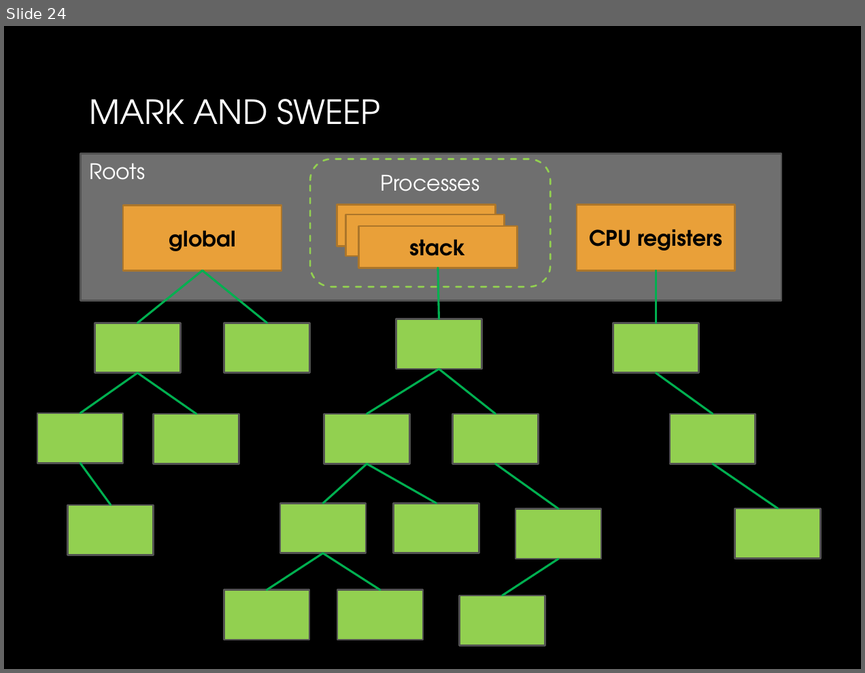
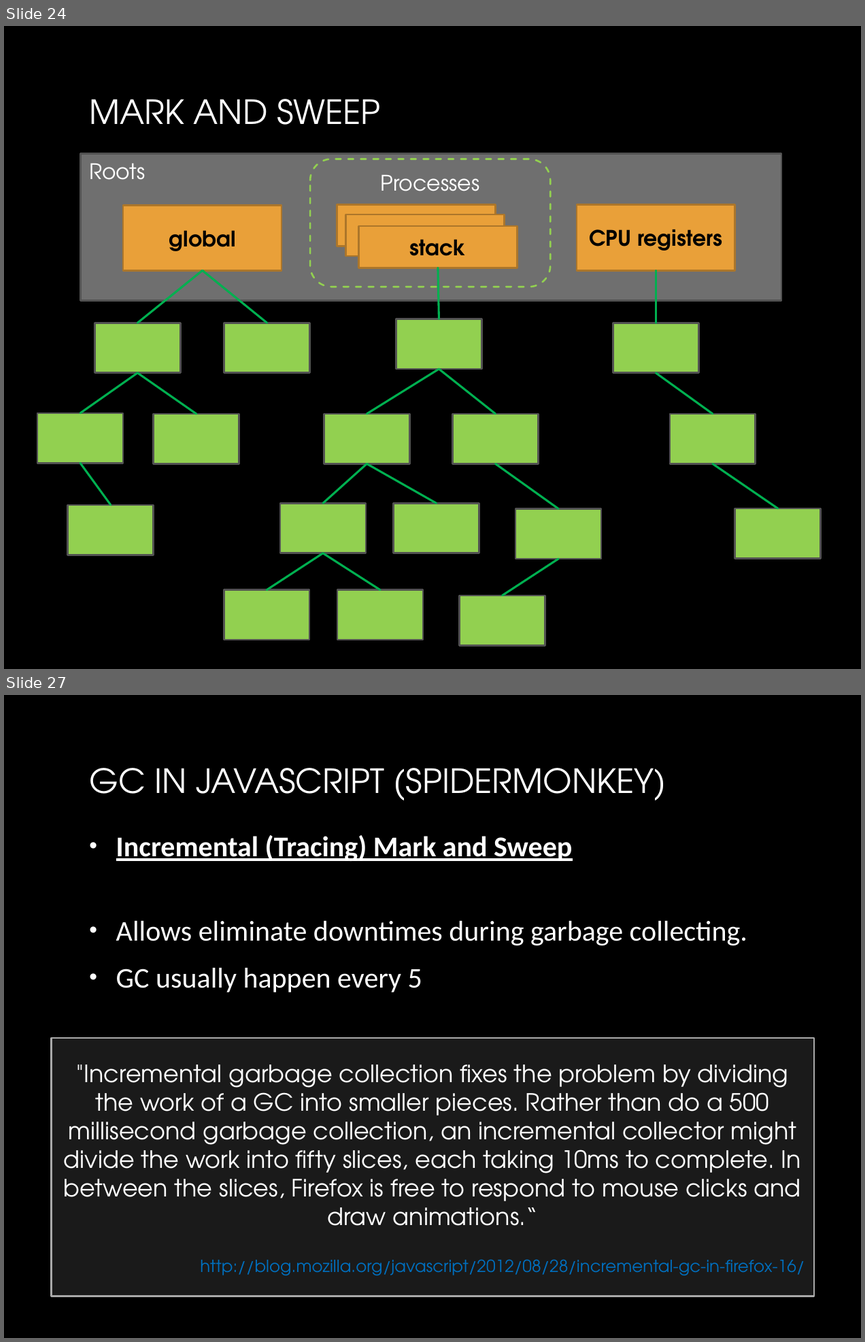
Before and after one commit to yuriyshapovalov/slides, a slide deck: ppt/Garbage collection in dotnet.pptx. Shown one above the other, each under a label of ours: slide 24 before the commit, slides 24 and 27 after it; the slides between them are not shown. The pictures are 865x673 and 865x1342 pixels, drawn with LibreOffice and Linux fonts; fonts in the diff are those of the drawing; background and template pictures are left out. Boxes give left, top, right and bottom in pixels: in the first picture for what was removed or moved away, otherwise in the second. Text is boxed around its words. In the diff, an @@ line names an element or a change of style, - is before the commit and + after.

Commit message:
updated garbage collection in .net slides

```diff
--- a/ppt/Garbage collection in dotnet.pptx
+++ b/ppt/Garbage collection in dotnet.pptx
@@ slide 27 added at (4,695,861,1338), background picture (left out) @@
@@ title added at (89,768,666,800), 28 pt, text gradient #FFFFFF to #BFBFBF @@
+GC IN JAVASCRIPT (SPIDERMONKEY)
@@ text added at (116,835,747,992), 24 pt, text gradient #FFFFFF to #BFBFBF @@
+• Incremental (Tracing) Mark and Sweep
+• Allows eliminate downtimes during garbage collecting.
+• GC usually happen every 5
@@ rectangle added at (51,1038,814,1295), fill #6F6F6F at 24% opacity, outline #A9A9A9 1.5 pt, 20 pt, text #FFFFFF @@
+"Incremental garbage collection fixes the problem by dividing the work of a GC into smaller pieces. Rather than do a 500 millisecond garbage collection, an incremental collector might divide the work into fifty slices, each taking 10ms to complete. In between the slices, Firefox is free to respond to mouse clicks and draw animations.“
+http://blog.mozilla.org/javascript/2012/08/28/incremental-gc-in-firefox-16/
```
Also in this commit, not shown: 1 slide changed, 2 other slides added.
